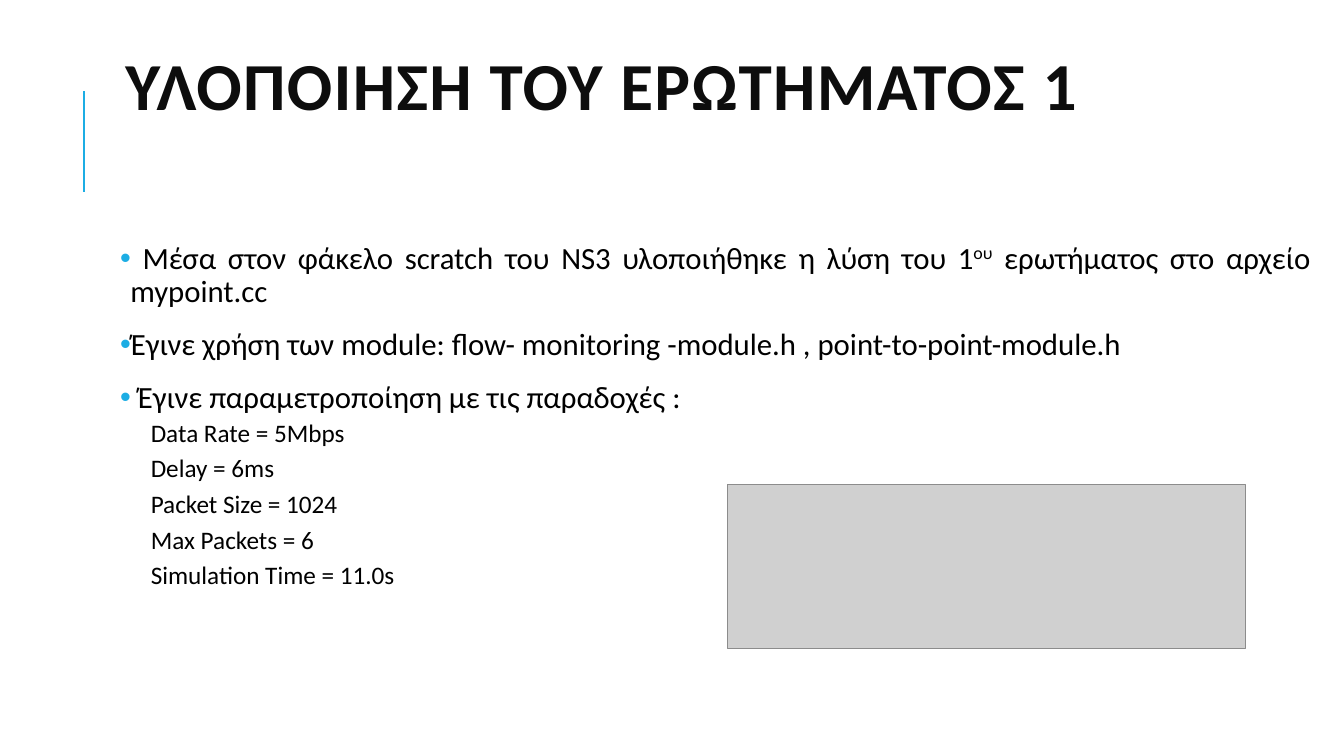
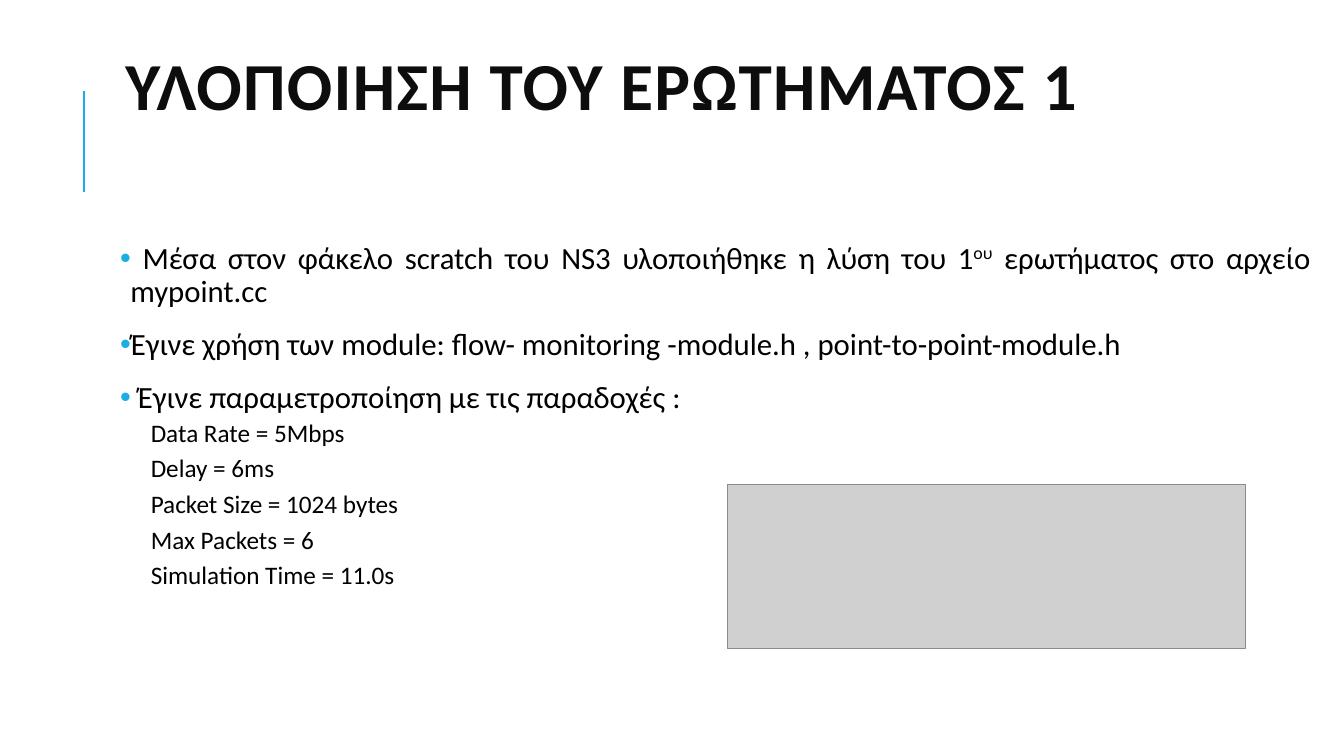
Before and after one commit to grgmyl/Ns3Project, a slide deck: slide 6 of Presentations/Ns-3_presentation_F.pptx. Drawn at 1344x756 pixels with LibreOffice and Linux fonts; fonts in the diff are those of the drawing; grey boxes stand for pictures. Boxes give left, top, right and bottom in pixels: in the first picture for what was removed or moved away, otherwise in the second. Text is boxed around its words. In the diff, an @@ line names an element or a change of style, - is before the commit and + after.

```diff
--- a/Presentations/Ns-3_presentation_F.pptx
+++ b/Presentations/Ns-3_presentation_F.pptx
@@ text at (151, 495, 398, 517): text changed @@
-  Packet Size = 1024
+  Packet Size = 1024 bytes
```
